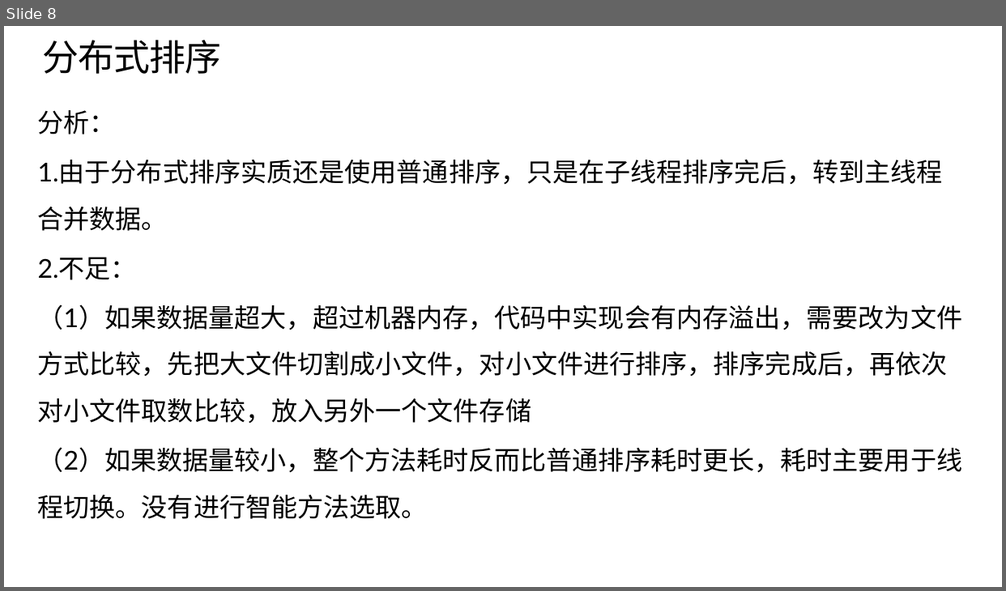
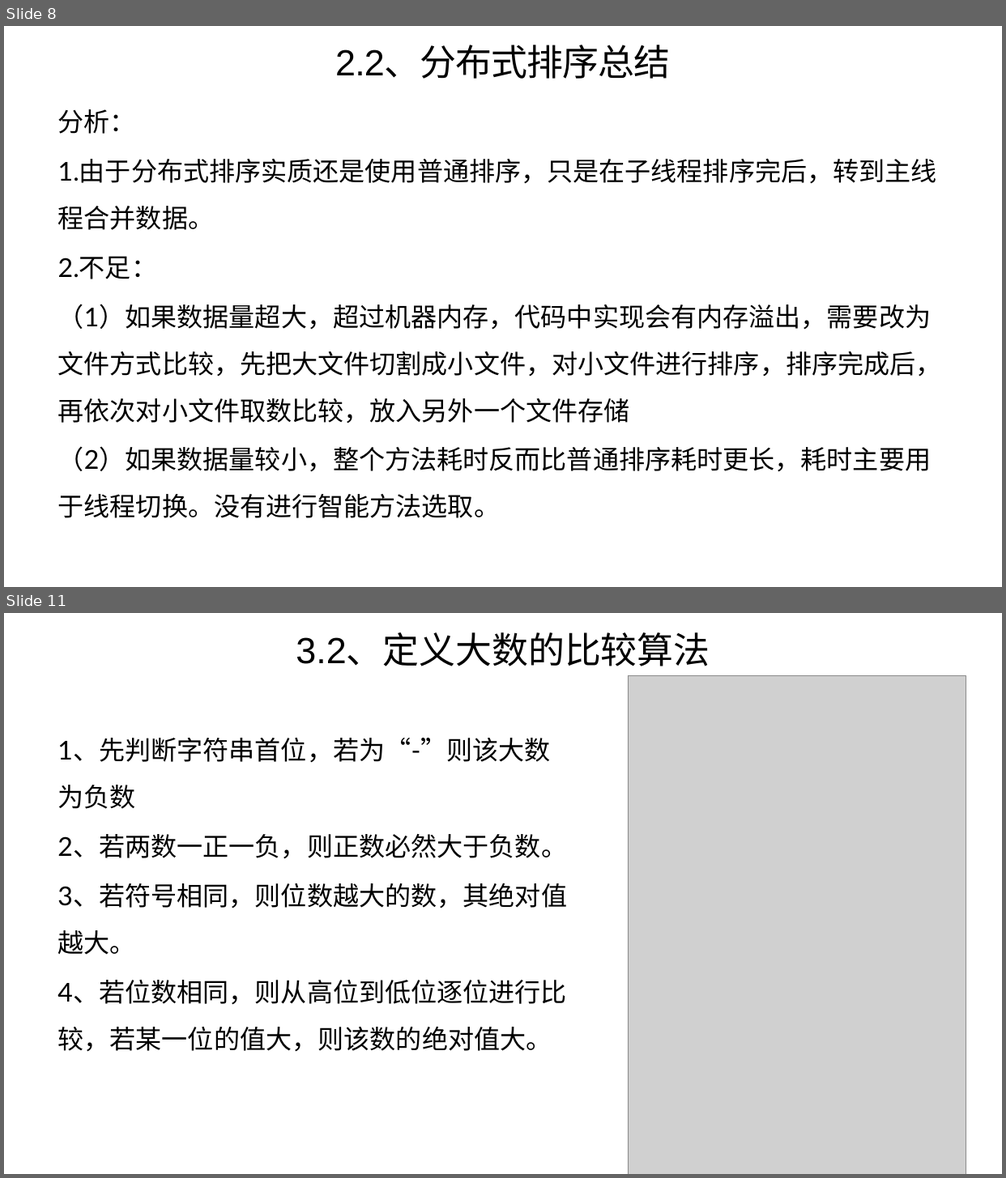
Before and after one commit to wanggy820/algorithm, a slide deck: 答辩报告.pptx. Shown one above the other, each under a label of ours: slide 8 before the commit, slides 8 and 11 after it; the slides between them are not shown. The pictures are 1006x591 and 1006x1178 pixels, drawn with LibreOffice and Linux fonts; fonts in the diff are those of the drawing; grey boxes stand for pictures. Boxes give left, top, right and bottom in pixels: in the first picture for what was removed or moved away, otherwise in the second. Text is boxed around its words. In the diff, an @@ line names an element or a change of style, - is before the commit and + after.

```diff
--- a/答辩报告.pptx
+++ b/答辩报告.pptx
@@ slide 11 added at (4, 613, 1002, 1174), background #FFFFFF @@
@@ title added at (296, 635, 710, 666), 70 pt, text #000000 @@
+3.2、定义大数的比较算法
@@ picture added at (628, 675, 965, 1174) @@
@@ text added at (57, 738, 567, 1052), 50 pt, text #000000 @@
+1、先判断字符串首位，若为“-”则该大数为负数
+2、若两数一正一负，则正数必然大于负数。
+3、若符号相同，则位数越大的数，其绝对值越大。
+4、若位数相同，则从高位到低位逐位进行比较，若某一位的值大，则该数的绝对值大。
@@ slide 8 changed as well @@
@@ title at (335, 46, 671, 79): text changed @@
-分布式排序
+2.2、分布式排序总结
@@ text "分析：" rewrapped from (38, 110, 963, 519) to (58, 109, 942, 518) @@
```
Also in this commit, not shown: 7 other slides changed, 7 other slides added, 1 other file.
